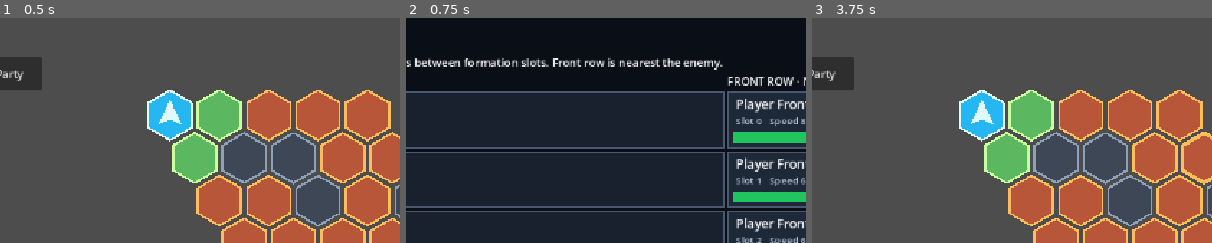
Above: before the commit, frames 1-3 (left to right).
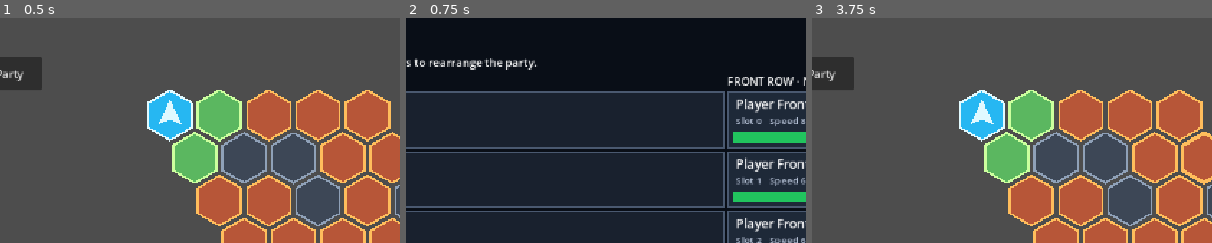
Above: after the commit, the same moments.

Repository: Poostaq/two-dimensional-experiment
Game: Godot game, scene res://Scenes/game_world.tscn
The game is run twice, just before and just after one commit, with the same random seed, the same clock (stepped at 60 frames per second) and the same inputs.
Inputs (mouse positions are % of the whole screen's width and height, from its top left):
- Up to frame 1 (0.5 s): no input
- Up to frame 2 (0.75 s): click "Manage Party" at 0.5 s
- Up to frame 3 (3.75 s): click "Return to Map" at 1.25 s; tap Enter at 2, 2.1, 3.5 s; move the mouse to (72, 45) at 2.02 s; hold Right 2.03-2.75 s; click (72, 45) at 2.17 s; tap Space at 2.27, 2.75 s; drag from (30, 55) to (45, 70) at 2.77 s; move the mouse to (60, 28) at 3.52 s; hold Right from 3.53 s (still down); tap Backspace at 3.6 s
The pictures show only the part of the screen within x 10-60%, y 0-50%; the shares and areas given below are measured in that part.

Frame 1 is identical in both runs. In frame 2, 1.9% of the frame differs, in the area x 2-80%, y 17-24%; in frame 3, nothing differs.

Commit message:
feat: add party replacement mode

Diff:
--- a/Scripts/Party/party_management.gd
+++ b/Scripts/Party/party_management.gd
@@ -3,16 +3,23 @@
 
 signal move_requested(source_slot: int, destination_slot: int, expected_character_id: StringName)
 signal placement_requested(destination_slot: int, expected_character_id: StringName)
+signal replacement_requested(
+	destination_slot: int,
+	expected_character_id: StringName,
+	expected_recruit_id: StringName
+)
 signal close_requested
 signal placement_cancelled
 
 enum Mode {
 	NORMAL,
 	PLACEMENT,
+	REPLACEMENT,
 }
 
 const SLOT_COUNT := 6
 
+@onready var _instruction_label: Label = $Margin/VBox/InstructionLabel
 @onready var _details_panel: PanelContainer = %DetailsPanel
 @onready var _details_name_label: Label = %DetailsNameLabel
 @onready var _details_hp_label: Label = %DetailsHpLabel
@@ -37,7 +44,7 @@
 		_slot_views.append(slot)
 		slot.character_clicked.connect(select_character)
 		slot.character_dropped.connect(request_move)
-		slot.pending_recruit_dropped.connect(request_placement)
+		slot.pending_recruit_dropped.connect(_on_pending_recruit_dropped)
 	_return_button.pressed.connect(request_close)
 	_cancel_button.pressed.connect(request_placement_cancel)
 	_clear_transient_state()
@@ -60,6 +67,14 @@
 	_refresh_presentation()
 
 
+func configure_replacement(slots: Array[RunCharacter], pending_recruit: RunCharacter) -> void:
+	_mode = Mode.REPLACEMENT
+	_pending_recruit = pending_recruit
+	_set_slots(slots)
+	_clear_transient_state()
+	_refresh_presentation()
+
+
 func refresh_slots(slots: Array[RunCharacter]) -> void:
 	_set_slots(slots)
 	if not _selected_character_id.is_empty() and not _has_character(_selected_character_id):
@@ -68,7 +83,7 @@
 
 
 func select_character(slot_index: int, character_id: StringName) -> void:
-	if _mode != Mode.NORMAL or slot_index < 0 or slot_index >= SLOT_COUNT:
+	if (_mode != Mode.NORMAL and _mode != Mode.REPLACEMENT) or slot_index < 0 or slot_index >= SLOT_COUNT:
 		return
 	var character := _slots[slot_index]
 	if not is_instance_valid(character) or character.character_id != character_id:
@@ -96,6 +111,25 @@
 	placement_requested.emit(destination_slot, character_id)
 
 
+func request_replacement(
+	destination_slot: int,
+	expected_character_id: StringName,
+	expected_recruit_id: StringName
+) -> void:
+	if (
+		_mode != Mode.REPLACEMENT
+		or not is_instance_valid(_pending_recruit)
+		or _pending_recruit.character_id != expected_recruit_id
+		or destination_slot < 0
+		or destination_slot >= SLOT_COUNT
+	):
+		return
+	var target: RunCharacter = _slots[destination_slot]
+	if not is_instance_valid(target) or target.character_id != expected_character_id:
+		return
+	replacement_requested.emit(destination_slot, expected_character_id, expected_recruit_id)
+
+
 func request_close() -> void:
 	if _mode != Mode.NORMAL:
 		return
@@ -104,10 +138,21 @@
 
 
 func request_placement_cancel() -> void:
-	if _mode != Mode.PLACEMENT:
+	if _mode != Mode.PLACEMENT and _mode != Mode.REPLACEMENT:
 		return
 	_clear_transient_state()
 	placement_cancelled.emit()
+
+
+func _on_pending_recruit_dropped(destination_slot: int, recruit_id: StringName) -> void:
+	if _mode == Mode.PLACEMENT:
+		request_placement(destination_slot, recruit_id)
+		return
+	if _mode != Mode.REPLACEMENT or destination_slot < 0 or destination_slot >= SLOT_COUNT:
+		return
+	var target: RunCharacter = _slots[destination_slot]
+	if is_instance_valid(target):
+		request_replacement(destination_slot, target.character_id, recruit_id)
 
 
 func _set_slots(slots: Array[RunCharacter]) -> void:
@@ -122,20 +167,30 @@
 		return
 	for slot_index: int in SLOT_COUNT:
 		var character := _slots[slot_index]
+		var occupied := is_instance_valid(character)
 		_slot_views[slot_index].configure(
 			slot_index,
 			character,
-			_mode == Mode.NORMAL and is_instance_valid(character),
+			_mode == Mode.NORMAL and occupied,
 			_mode == Mode.NORMAL,
-			_mode == Mode.PLACEMENT and not is_instance_valid(character)
+			(_mode == Mode.PLACEMENT and not occupied) or (_mode == Mode.REPLACEMENT and occupied),
+			_mode == Mode.REPLACEMENT and occupied
 		)
 		_slot_views[slot_index].set_selected(
-			is_instance_valid(character) and character.character_id == _selected_character_id
+			occupied and character.character_id == _selected_character_id
 		)
-	_pending_recruit_region.visible = _mode == Mode.PLACEMENT
+	var is_transaction := _mode == Mode.PLACEMENT or _mode == Mode.REPLACEMENT
+	_pending_recruit_region.visible = is_transaction
 	_return_button.visible = _mode == Mode.NORMAL
-	_cancel_button.visible = _mode == Mode.PLACEMENT
-	if _mode == Mode.PLACEMENT and is_instance_valid(_pending_recruit):
+	_cancel_button.visible = is_transaction
+	_cancel_button.text = "Cancel Replacement" if _mode == Mode.REPLACEMENT else "Cancel Placement"
+	if _mode == Mode.REPLACEMENT:
+		_instruction_label.text = "Drag the recruit onto a character to replace them."
+	elif _mode == Mode.PLACEMENT:
+		_instruction_label.text = "Drag the recruit into an empty slot."
+	else:
+		_instruction_label.text = "Drag characters to rearrange the party."
+	if is_transaction and is_instance_valid(_pending_recruit):
 		_pending_recruit_card.configure(-1, _pending_recruit, true, false, false)
 	_refresh_details()
 
@@ -143,7 +198,10 @@
 func _refresh_details() -> void:
 	_clear_skill_rows()
 	var selected := _find_character(_selected_character_id)
-	_details_panel.visible = is_instance_valid(selected) and _mode == Mode.NORMAL
+	_details_panel.visible = (
+		is_instance_valid(selected)
+		and (_mode == Mode.NORMAL or _mode == Mode.REPLACEMENT)
+	)
 	if not _details_panel.visible:
 		return
 	_details_name_label.text = selected.display_name
--- a/Scripts/Party/party_slot.gd
+++ b/Scripts/Party/party_slot.gd
@@ -13,6 +13,7 @@
 const CARD_COLOR := Color(0.12, 0.16, 0.22)
 const SELECTED_COLOR := Color(0.23, 0.51, 0.96)
 const DROP_COLOR := Color(0.96, 0.75, 0.18)
+const REPLACEMENT_DROP_COLOR := Color(0.88, 0.23, 0.23)
 
 var slot_index: int = -1
 var character: RunCharacter
@@ -21,6 +22,7 @@
 var accepts_pending: bool = false
 var selected: bool = false
 var drop_highlighted: bool = false
+var pending_replaces: bool = false
 
 
 func _ready() -> void:
@@ -35,13 +37,15 @@
 	value: RunCharacter,
 	can_drag: bool,
 	can_accept_existing: bool,
-	can_accept_pending: bool
+	can_accept_pending: bool,
+	pending_will_replace: bool = false
 ) -> void:
 	slot_index = index
 	character = value
 	drag_enabled = can_drag
 	accepts_existing = can_accept_existing
 	accepts_pending = can_accept_pending
+	pending_replaces = pending_will_replace
 	mouse_default_cursor_shape = (
 		Control.CURSOR_DRAG if drag_enabled and is_instance_valid(character)
 		else Control.CURSOR_POINTING_HAND
@@ -63,7 +67,8 @@
 func _draw() -> void:
 	var background := CARD_COLOR if is_instance_valid(character) else EMPTY_COLOR
 	draw_rect(Rect2(Vector2.ZERO, size), background, true)
-	var border_color := DROP_COLOR if drop_highlighted else SELECTED_COLOR if selected else Color(0.29, 0.35, 0.44)
+	var highlighted_color := REPLACEMENT_DROP_COLOR if pending_replaces else DROP_COLOR
+	var border_color := highlighted_color if drop_highlighted else SELECTED_COLOR if selected else Color(0.29, 0.35, 0.44)
 	draw_rect(Rect2(Vector2.ONE, size - Vector2(2.0, 2.0)), border_color, false, 2.0)
 	if not is_instance_valid(character):
 		draw_string(ThemeDB.fallback_font, Vector2(12.0, 34.0), "Empty Slot %d" % slot_index, HORIZONTAL_ALIGNMENT_LEFT, -1.0, 16, Color(0.62, 0.67, 0.75))
@@ -108,8 +113,6 @@
 		return false
 	var pending := bool(data.get("pending", false))
 	var accepted := accepts_pending and pending or accepts_existing and not pending
-	if pending and is_instance_valid(character):
-		accepted = false
 	drop_highlighted = accepted
 	queue_redraw()
 	return accepted
--- a/Tests/UI/test_ac3_3_party_management.gd
+++ b/Tests/UI/test_ac3_3_party_management.gd
@@ -2,12 +2,13 @@
 extends SceneTree
 
 const SCENE_PATH := "res://Scenes/party_management.tscn"
-const EXPECTED_TEST_COUNT := 19
+const EXPECTED_TEST_COUNT := 31
 
 var _failures: Array[String] = []
 var _assertions: int = 0
 var _move_events: Array[Variant] = []
 var _placement_events: Array[Variant] = []
+var _replacement_events: Array[Variant] = []
 var _closed: bool = false
 var _cancelled: bool = false
 
@@ -35,6 +36,7 @@
 
 	party.connect("move_requested", _on_move_requested)
 	party.connect("placement_requested", _on_placement_requested)
+	party.connect("replacement_requested", _on_replacement_requested)
 	party.connect("close_requested", _on_close_requested)
 	party.connect("placement_cancelled", _on_placement_cancelled)
 
@@ -65,6 +67,39 @@
 	party.call("request_placement_cancel")
 	_expect(_cancelled, "placement cancel emits")
 
+	var full_slots: Array[RunCharacter] = []
+	for slot_index: int in 6:
+		full_slots.append(_character(StringName("full_%d" % slot_index), "Full %d" % slot_index))
+	_cancelled = false
+	_expect(PartyManagement.Mode.REPLACEMENT == 2, "replacement mode is a stable typed enum")
+	party.call("configure_replacement", full_slots, scout)
+	await process_frame
+	_expect((party.get_node("%PendingRecruitRegion") as Control).visible, "replacement shows pending recruit")
+	_expect((party.get_node("%CancelPlacementButton") as Button).text == "Cancel Replacement", "replacement labels cancel action")
+	_expect((party.get_node("Margin/VBox/InstructionLabel") as Label).text.contains("replace"), "replacement explains destructive drop")
+	party.call("select_character", 0, full_slots[0].character_id)
+	_expect((party.get_node("%DetailsPanel") as Control).visible, "replacement permits target inspection")
+	party.call("request_move", 0, 1, full_slots[0].character_id)
+	_expect(_move_events.size() == 1, "replacement blocks existing-member movement")
+	party.call("request_placement", 0, scout.character_id)
+	_expect(_placement_events.size() == 1, "replacement does not emit empty-slot placement")
+	party.call("request_replacement", 0, full_slots[0].character_id, scout.character_id)
+	_expect(
+		_replacement_events.size() == 1
+		and _replacement_events[0] == [0, full_slots[0].character_id, scout.character_id],
+		"replacement emits exact target and recruit identities"
+	)
+	party.call("request_replacement", 0, &"stale", scout.character_id)
+	party.call("request_replacement", 0, full_slots[0].character_id, &"wrong")
+	party.call("request_replacement", -1, full_slots[0].character_id, scout.character_id)
+	_expect(_replacement_events.size() == 1, "invalid and stale replacement requests are rejected")
+	party.call("request_placement_cancel")
+	_expect(_cancelled and not (party.get_node("%DetailsPanel") as Control).visible, "replacement cancel clears details and emits")
+	party.call("configure_normal", slots)
+	await process_frame
+	_expect(not (party.get_node("%PendingRecruitRegion") as Control).visible, "normal reconfiguration clears replacement presentation")
+	_expect((party.get_node("%ReturnToMapButton") as Control).visible, "normal mode retains Return to Map")
+
 	party.queue_free()
 	await process_frame
 	_finish()
@@ -76,6 +111,19 @@
 
 func _on_placement_requested(destination_slot: int, character_id: StringName) -> void:
 	_placement_events.append([destination_slot, character_id])
+
+
+func _on_replacement_requested(
+	destination_slot: int,
+	expected_character_id: StringName,
+	expected_recruit_id: StringName
+) -> void:
+	_replacement_events.append([destination_slot, expected_character_id, expected_recruit_id])
+
+
+func _character(id: StringName, display_name: String) -> RunCharacter:
+	var skills: Array[CharacterSkill] = []
+	return RunCharacter.new(id, display_name, 5, 20, skills)
 
 
 func _on_close_requested() -> void:
Not shown, changed: Docs/superpowers/plans/2026-08-14-ac3-2-full-roster-replacement.md
